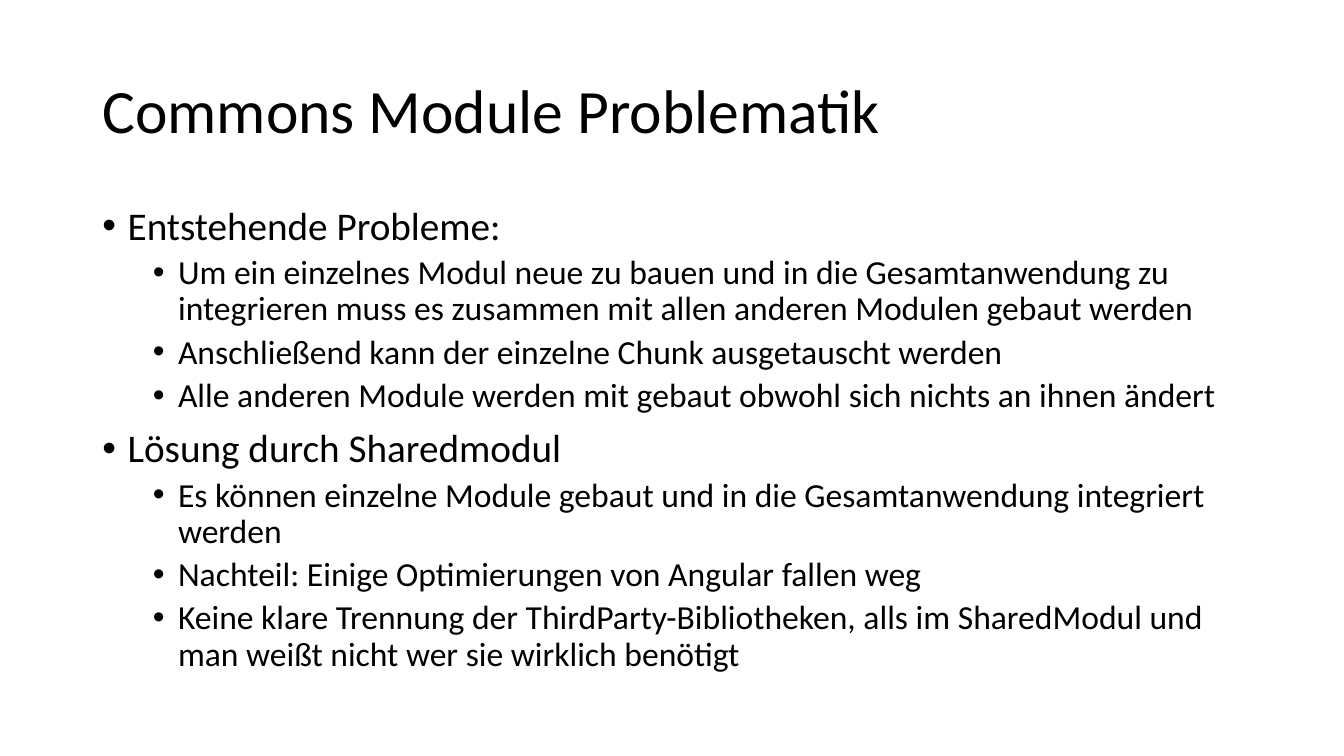
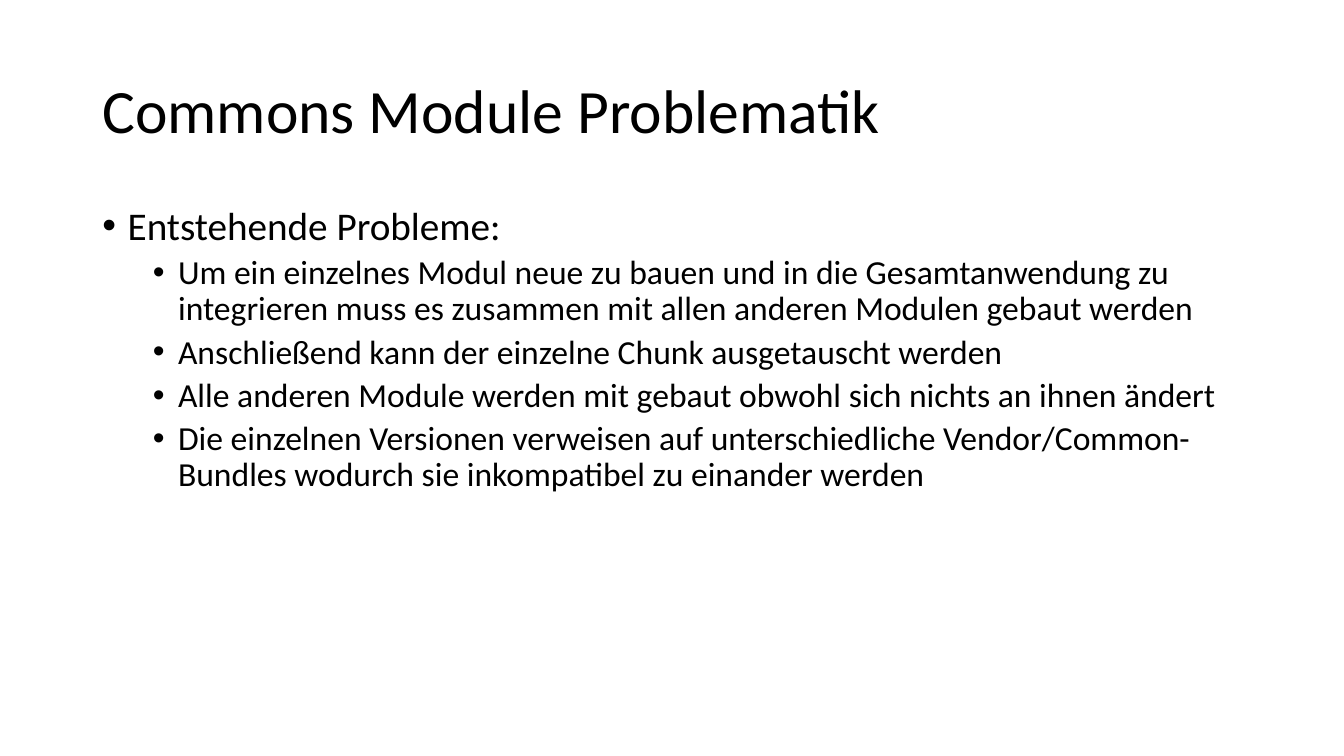
Before and after one commit to EnnoLohmann/AngularChunkReplacement, a slide deck: slide 9 of ChunkReplacement.pptx (slide 12 before the commit). Drawn at 1344x756 pixels with LibreOffice and Linux fonts; fonts in the diff are those of the drawing. Boxes give left, top, right and bottom in pixels: in the first picture for what was removed or moved away, otherwise in the second. Text is boxed around its words. In the diff, an @@ line names an element or a change of style, - is before the commit and + after.

```diff
--- a/ChunkReplacement.pptx
+++ b/ChunkReplacement.pptx
@@ text at (178, 426, 1190, 492): text changed @@
-• Lösung durch Sharedmodul
-  • Es können einzelne Module gebaut und in die Gesamtanwendung integriert werden
-  • Nachteil: Einige Optimierungen von Angular fallen weg
-  • Keine klare Trennung der ThirdParty-Bibliotheken, alls im SharedModul und man weißt nicht wer sie wirklich benötigt
+  • Die einzelnen Versionen verweisen auf unterschiedliche Vendor/Common-Bundles wodurch sie inkompatibel zu einander werden
```
Also in this commit, not shown: 6 other slides changed, 4 slides added, 5 slides removed.
